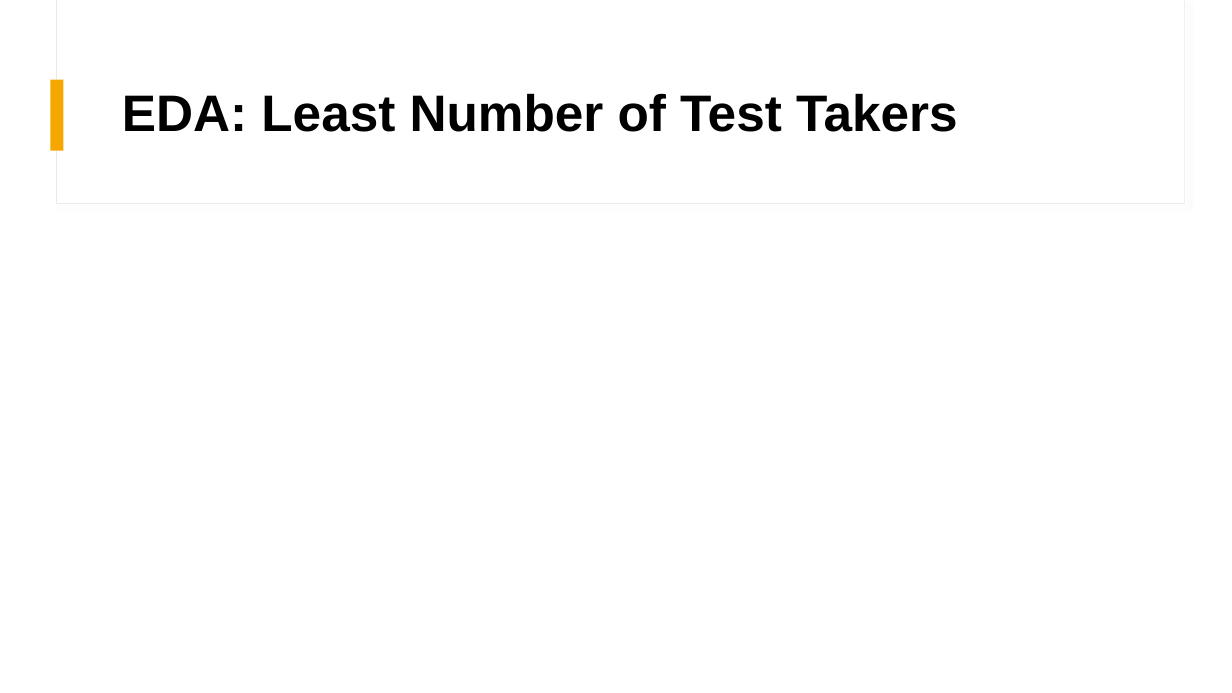
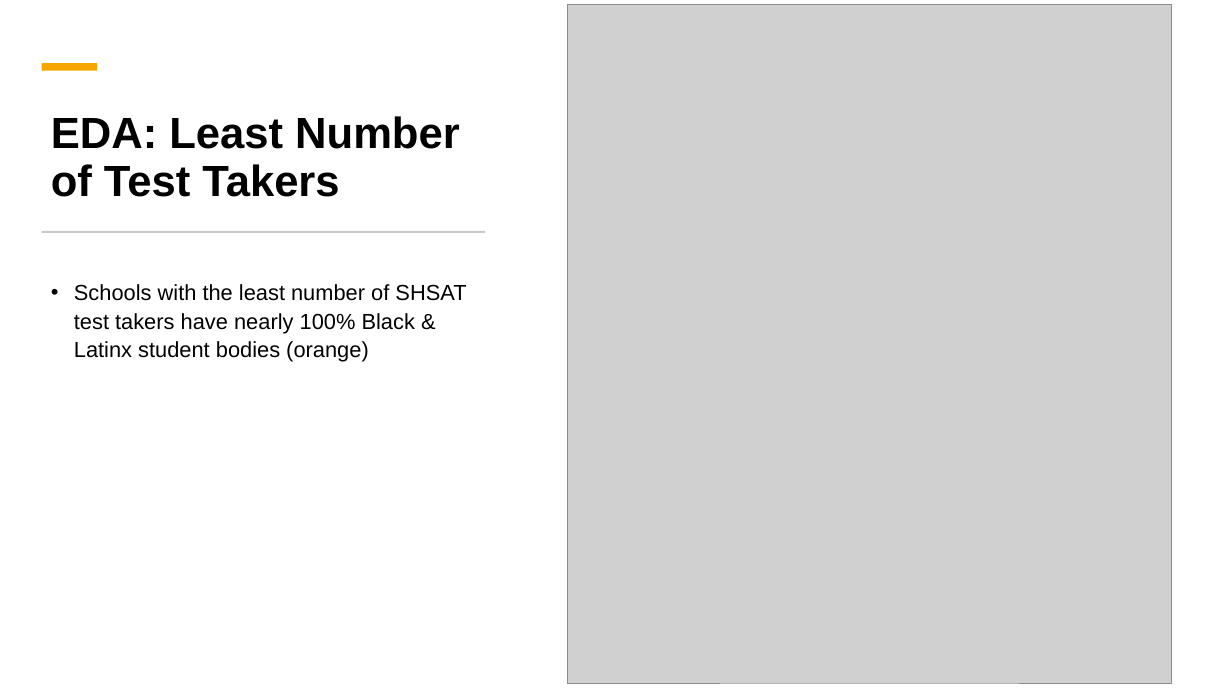
Before and after one commit to dj-m/CapstoneTwo, a slide deck: slide 9 of reports/submission/Capstone_Final_Presentation.pptx (slide 8 before the commit). Drawn at 1232x693 pixels with LibreOffice and Linux fonts; fonts in the diff are those of the drawing; grey boxes stand for pictures. Boxes give left, top, right and bottom in pixels: in the first picture for what was removed or moved away, otherwise in the second. Text is boxed around its words. In the diff, an @@ line names an element or a change of style, - is before the commit and + after.

```diff
--- a/reports/submission/Capstone_Final_Presentation.pptx
+++ b/reports/submission/Capstone_Final_Presentation.pptx
@@ rectangle added at [0,0,1232,693], fill #FFFFFF @@
@@ picture added at [567,5,1172,684] @@
@@ rectangle added at [42,63,97,70], fill #F5A700 @@
@@ rectangle removed at [51,79,64,151] @@
@@ title "EDA: Least Number of Test ...": place and size @@
-title "EDA: Least Number of Test ..." at [122,93,958,132]
+title "EDA: Least Number of Test ..." at [51,116,460,197]
@@ title "EDA: Least Number of Test ..." at [51,116,460,197]: size 40 to 34 pt; vertical alignment middle to bottom @@
@@ rectangle added at [42,231,485,233], fill #C9C9C9 @@
@@ text added at [74,284,466,362], 17 pt, text #000000 @@
+• Schools with the least number of SHSAT test takers have nearly 100% Black & Latinx student bodies (orange)
```
Also in this commit, not shown: 7 other slides changed, 9 slides added, 8 slides removed, 2 other files.
